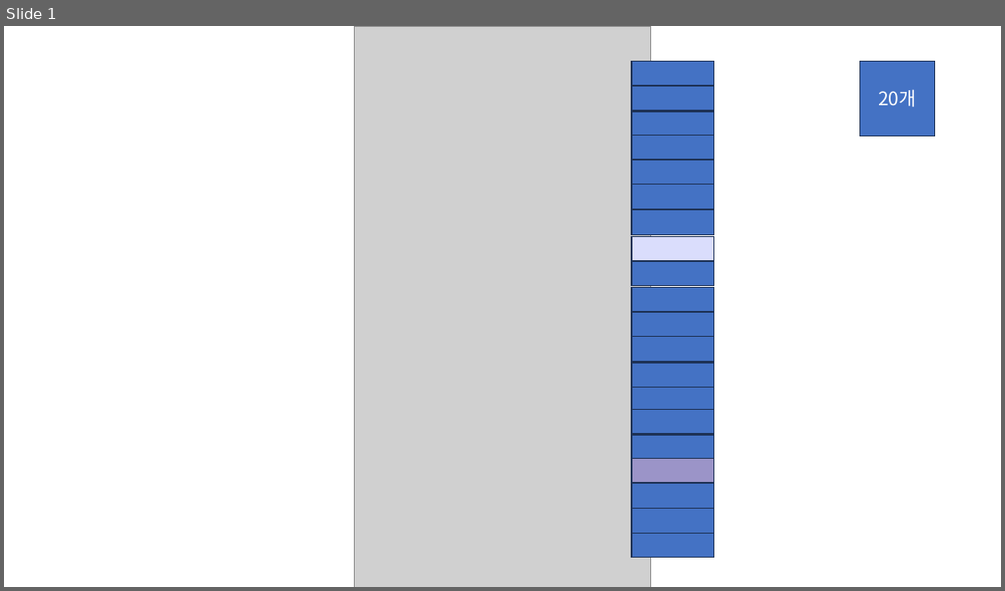
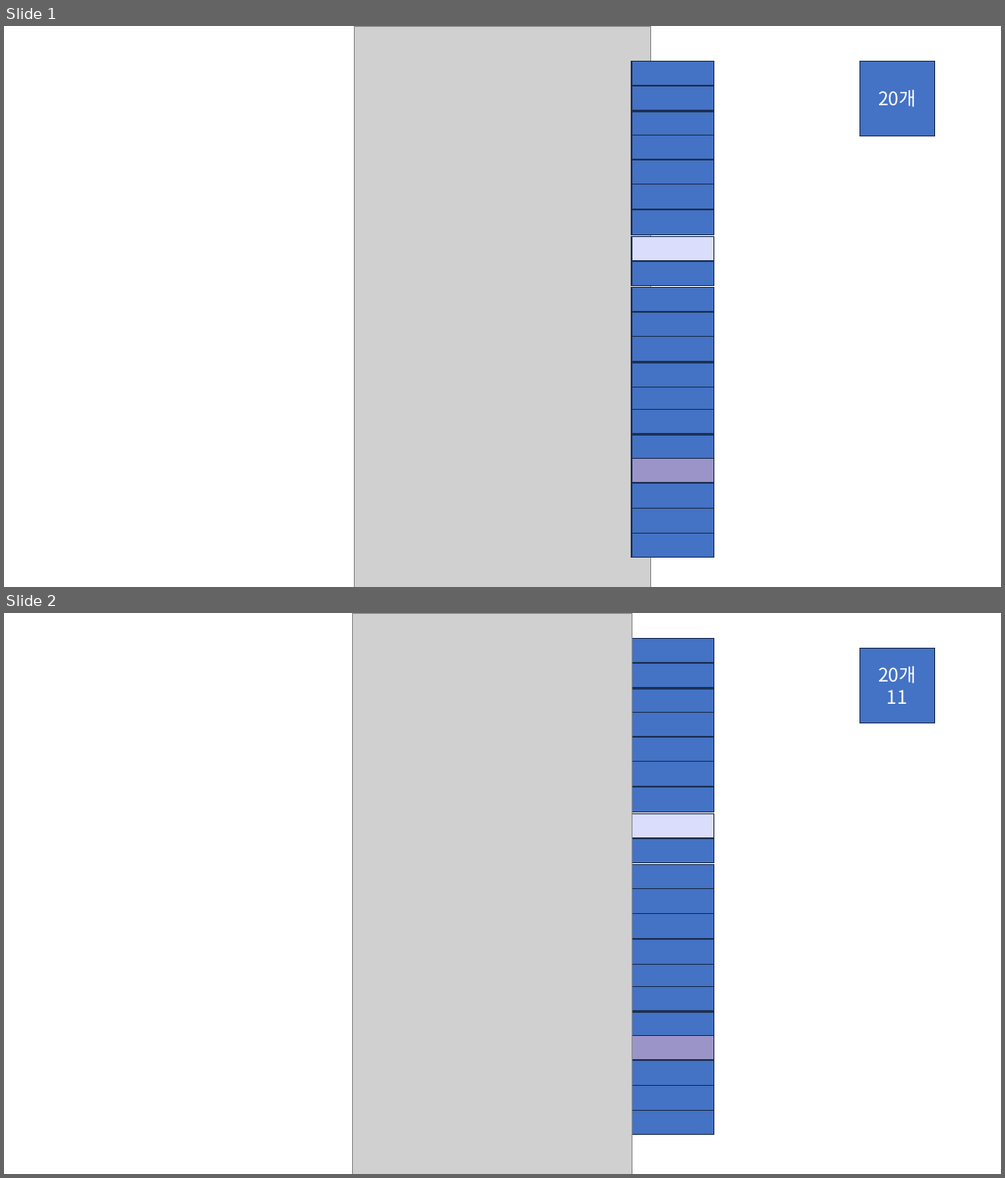
Before and after one commit to haZuny/emergency-sound-notification-app, a slide deck: plan/비율.pptx. Shown one above the other, each under a label of ours: slide 1 before the commit, slides 1 and 2 after it. The pictures are 1005x591 and 1005x1178 pixels, drawn with LibreOffice and Linux fonts; fonts in the diff are those of the drawing; grey boxes stand for pictures. Boxes give left, top, right and bottom in pixels: in the first picture for what was removed or moved away, otherwise in the second. Text is boxed around its words. In the diff, an @@ line names an element or a change of style, - is before the commit and + after.

```diff
--- a/plan/비율.pptx
+++ b/plan/비율.pptx
@@ slide 2 added at (x1=4, y1=613, x2=1001, y2=1174), background #FFFFFF @@
@@ picture added at (x1=353, y1=613, x2=632, y2=1174) @@
@@ rectangle added at (x1=631, y1=639, x2=713, y2=663), fill #4472C4, outline #1E3256 1 pt @@
@@ rectangle added at (x1=631, y1=663, x2=713, y2=688), fill #4472C4, outline #1E3256 1 pt @@
@@ rectangle added at (x1=860, y1=648, x2=935, y2=723), fill #4472C4, outline #1E3256 1 pt, 18 pt, text #FFFFFF @@
+20개
+11
@@ rectangle added at (x1=631, y1=689, x2=713, y2=714), fill #4472C4, outline #1E3256 1 pt @@
@@ rectangle added at (x1=631, y1=713, x2=713, y2=737), fill #4472C4, outline #1E3256 1 pt @@
@@ rectangle added at (x1=631, y1=737, x2=713, y2=762), fill #4472C4, outline #1E3256 1 pt @@
@@ rectangle added at (x1=631, y1=761, x2=713, y2=786), fill #4472C4, outline #1E3256 1 pt @@
@@ rectangle added at (x1=631, y1=787, x2=713, y2=811), fill #4472C4, outline #1E3256 1 pt @@
@@ rectangle added at (x1=631, y1=813, x2=713, y2=838), fill #DADDFC, outline #1E3256 1 pt @@
@@ rectangle added at (x1=631, y1=838, x2=713, y2=863), fill #4472C4, outline #1E3256 1 pt @@
@@ rectangle added at (x1=631, y1=864, x2=713, y2=889), fill #4472C4, outline #1E3256 1 pt @@
@@ rectangle added at (x1=631, y1=889, x2=713, y2=914), fill #4472C4, outline #1E3256 1 pt @@
@@ rectangle added at (x1=631, y1=914, x2=713, y2=938), fill #4472C4, outline #1E3256 1 pt @@
@@ rectangle added at (x1=631, y1=940, x2=713, y2=965), fill #4472C4, outline #1E3256 1 pt @@
@@ rectangle added at (x1=631, y1=965, x2=713, y2=989), fill #4472C4, outline #1E3256 1 pt @@
@@ rectangle added at (x1=631, y1=986, x2=713, y2=1011), fill #4472C4, outline #1E3256 1 pt @@
@@ rectangle added at (x1=631, y1=1013, x2=713, y2=1037), fill #4472C4, outline #1E3256 1 pt @@
@@ rectangle added at (x1=631, y1=1036, x2=713, y2=1060), fill #9B94C8, outline #1E3256 1 pt @@
@@ rectangle added at (x1=631, y1=1061, x2=713, y2=1086), fill #4472C4, outline #1E3256 1 pt @@
@@ rectangle added at (x1=631, y1=1086, x2=713, y2=1111), fill #4472C4, outline #1E3256 1 pt @@
@@ rectangle added at (x1=631, y1=1110, x2=713, y2=1135), fill #4472C4, outline #1E3256 1 pt @@
```
Also in this commit, not shown: 5 other files.
